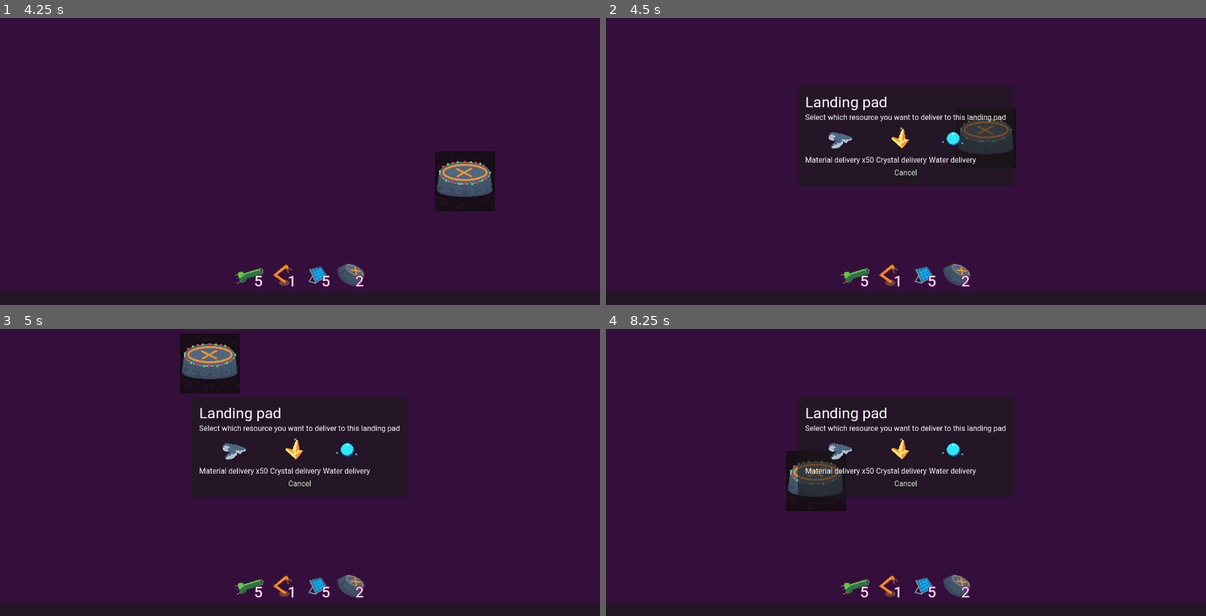
Above: before the commit, frames 1-4 (two rows, left to right).
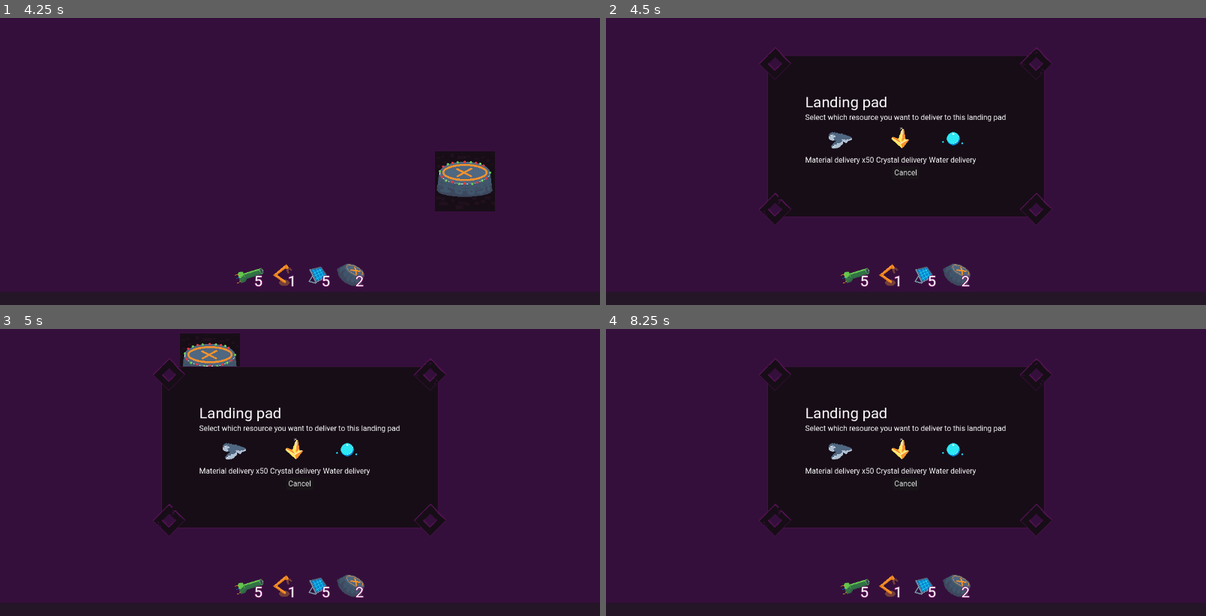
Above: after the commit, the same moments.

Repository: EdShel/StellarConstructor
Game: Godot game, scene res://objects/game.tscn
Two runs of this game, one before a commit and one after it. Both use one fixed random seed, a clock stepped at 60 frames per second and the inputs below.
Inputs (mouse positions are in pixels of both pictures, inside the frame that each line leads up to):
- Up to frame 1 (4.25 s): tap Enter at 0.5, 2, 3.5 s; drag from (252, 276) to (360, 61) at 0.52 s; tap Space at 1.25, 2.75 s; drag from (282, 276) to (372, 175) at 1.27 s; move the mouse to (318, 276) at 2.02 s; click (318, 276) at 2.17 s; drag from (348, 276) to (372, 147) at 2.77 s; move the mouse to (480, 187) at 3.52 s; click (480, 187) at 3.67 s; tap Escape at 4.15 s
- Up to frame 2 (4.5 s): drag from (1074, 181) to (816, 52) at 4.27 s
- Up to frame 3 (5 s): no input
- Up to frame 4 (8.25 s): click "Cancel" at 5 s; tap Space at 5.75 s; move the mouse to (936, 446) at 5.77 s; click (936, 446) at 5.92 s; drag from (816, 363) to (786, 463) at 6.52 s; drag from (840, 455) to (966, 372) at 7.27 s; drag from (786, 463) to (876, 515) at 8.02 s

Frame 1 is identical in both runs. In frame 2, 14% of the frame differs, in the area x 25-75%, y 10-73%; in frame 3, 13%; in frame 4, 13%.

Commit message:
Popup background and close popups with escape key

Diff:
--- a/objects/ui/build_manager/base_popup.gd
+++ b/objects/ui/build_manager/base_popup.gd
@@ -5,3 +5,9 @@
 
 func _on_cancel_button_pressed() -> void:
 	closed.emit({})
+
+func _input(event: InputEvent) -> void:
+	if event is InputEventKey:
+		if event.keycode == KEY_ESCAPE:
+			closed.emit({})
+			accept_event()
--- a/objects/ui/build_manager/base_popup.tscn
+++ b/objects/ui/build_manager/base_popup.tscn
@@ -1,6 +1,14 @@
-[gd_scene load_steps=3 format=3 uid="uid://11ur7mtmo2rn"]
+[gd_scene load_steps=5 format=3 uid="uid://11ur7mtmo2rn"]
 
 [ext_resource type="Script" path="res://objects/ui/build_manager/base_popup.gd" id="1_306dy"]
+[ext_resource type="Texture2D" uid="uid://bislcawim670g" path="res://sprites/ui/popup_background.png" id="1_qa1ei"]
+
+[sub_resource type="StyleBoxTexture" id="StyleBoxTexture_6tvff"]
+texture = ExtResource("1_qa1ei")
+texture_margin_left = 96.0
+texture_margin_top = 96.0
+texture_margin_right = 96.0
+texture_margin_bottom = 96.0
 
 [sub_resource type="LabelSettings" id="LabelSettings_2o7xv"]
 font_size = 32
@@ -11,6 +19,7 @@
 anchor_bottom = 1.0
 grow_horizontal = 2
 grow_vertical = 2
+theme_override_styles/panel = SubResource("StyleBoxTexture_6tvff")
 script = ExtResource("1_306dy")
 
 [node name="HBoxContainer" type="HBoxContainer" parent="."]
Binary file added: sprites/ui/popup_background.png
Not shown, added: sprites/ui/popup_background.png.import
